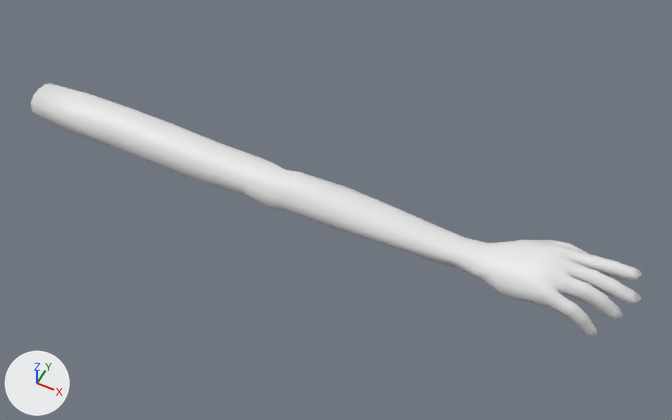
The FBX model Assets/BEHIND/3D Object/Object/Monster/Monster_hand-1.fbx as it was, and as the next commit left it.
One viewpoint serves both versions: a camera (50 mm lens) standing at (20.9, -17.5, 24.1) and looking at (11.7, 0.8, 1.2). The axes (+X, +Y, +Z) are drawn at lower left. The lights are the same throughout. The picture after the commit comes second. Where no turn or scale is listed for an object, it has been applied to the vertices.

Names of what the first picture shows: 'HandMesh_1'.
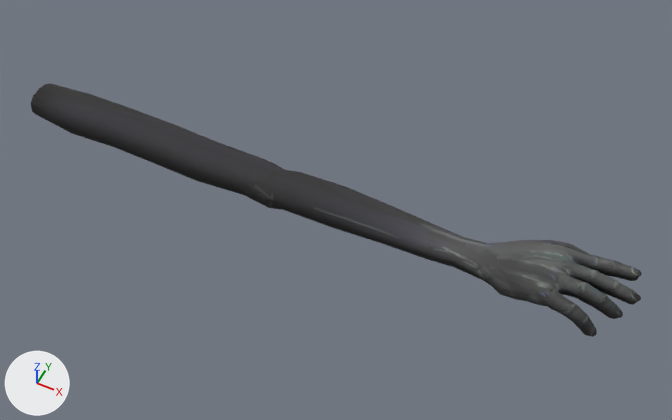
The newer file is also turned or shifted as a whole; pictures and numbers use the older file's frame.

Location of each change, (x1, y1, x2, y2) in pixels of the pictures (672 x 420 px):
'HandMesh_1', recoloured (white to grey)
    both: (31, 83, 642, 337)

Patch to the scene script:
```diff
--- a/Assets/BEHIND/3D Object/Object/Monster/Monster_hand-1.fbx.py
+++ b/Assets/BEHIND/3D Object/Object/Monster/Monster_hand-1.fbx.py
@@ img_monster_hand_color_png @@
+img_monster_hand_color_png = load_image('Monster_hand_Color.png', 'Monster_hand_Color.png', 2048, 2048, 'sRGB')
@@ img_monster_hand_normal_png @@
+img_monster_hand_normal_png = load_image('Monster_hand_Normal.png', 'Monster_hand_Normal.png', 2048, 2048, 'Non-Color')
@@ mat_material @@
+mat_material = bpy.data.materials.new('Material')
+# uses the picture img_monster_hand_color_png
+# uses the picture img_monster_hand_normal_png
@@ me_plane_006 @@
 me_plane_006.from_pydata(...)  # 776 vertices, 775 faces; spans x -0.1..21.6, y -0.3..2.4, z -0.7..1.0
-me_plane_006.materials.append(mat_plane_004)  # white #e7e7e7
+me_plane_006.materials.append(mat_material)
```
